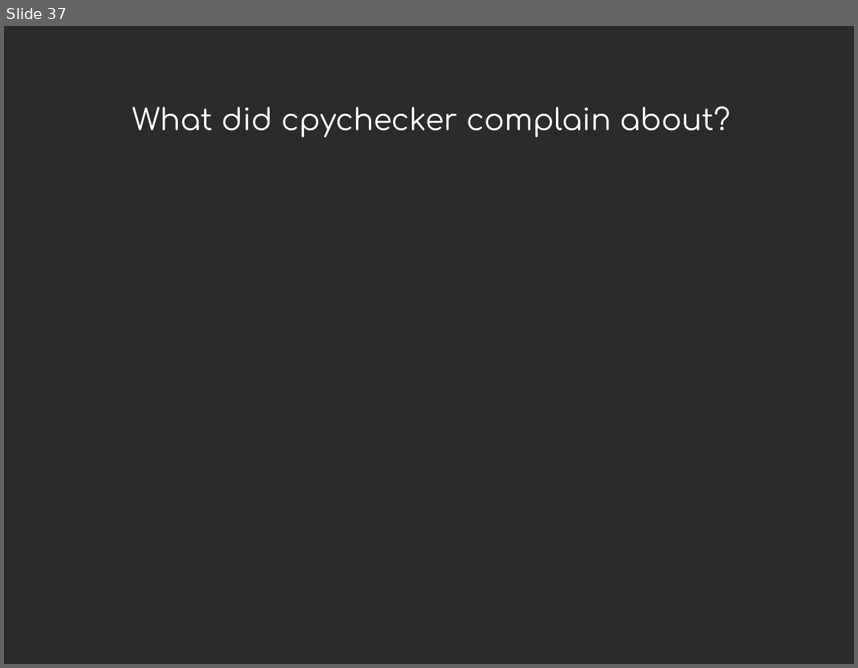
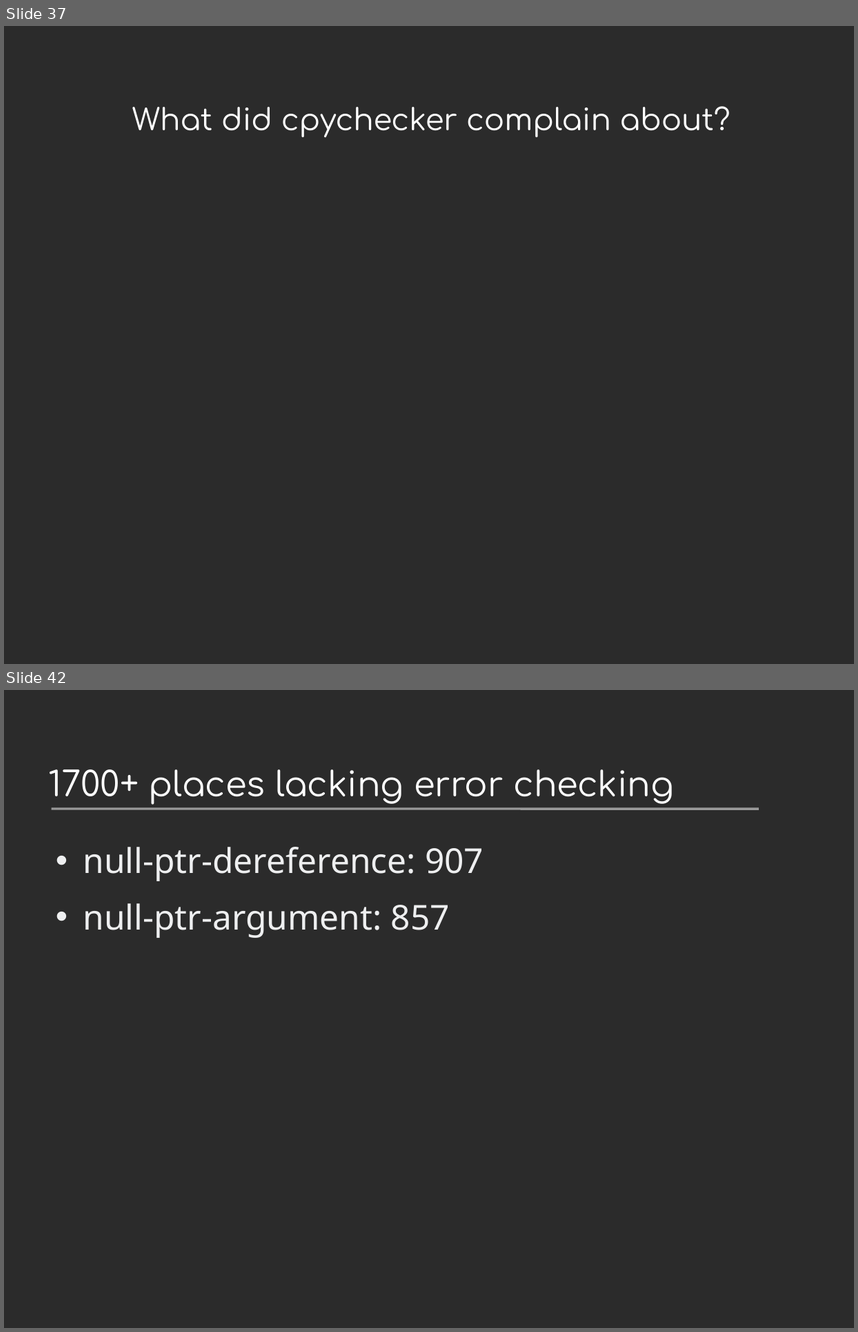
Before and after one commit to davidmalcolm/PyCon-US-2013-Talk, a slide deck: Death By 1000 Leaks - Static Analysis of Hundreds of Python Extension Modules.odp. Shown one above the other, each under a label of ours: slide 37 before the commit, slides 37 and 42 after it; the slides between them are not shown. The pictures are 858x668 and 858x1332 pixels, drawn with LibreOffice and Linux fonts; fonts in the diff are those of the drawing; background and template pictures are left out; a plain dark background stands for a picture behind light text. Boxes give left, top, right and bottom in pixels: in the first picture for what was removed or moved away, otherwise in the second. Text is boxed around its words. In the diff, an @@ line names an element or a change of style, - is before the commit and + after.

```diff
--- a/Death By 1000 Leaks - Static Analysis of Hundreds of Python Extension Modules.odp
+++ b/Death By 1000 Leaks - Static Analysis of Hundreds of Python Extension Modules.odp
@@ slide 42 added at <box>4,690,854,1328</box>, background picture (left out) @@
@@ title added at <box>49,769,674,805</box>, 32 pt, text #FFFFFF @@
+1700+ places lacking error checking
@@ line added from (51, 809) to (759, 809), #999999 2.15 pt @@
@@ text added at <box>83,847,484,938</box>, 32 pt, text #EEEFF0 @@
+• null-ptr-dereference: 907
+• null-ptr-argument: 857
```
Also in this commit, not shown: 2 slides changed, 4 other slides added, 4 other files.
